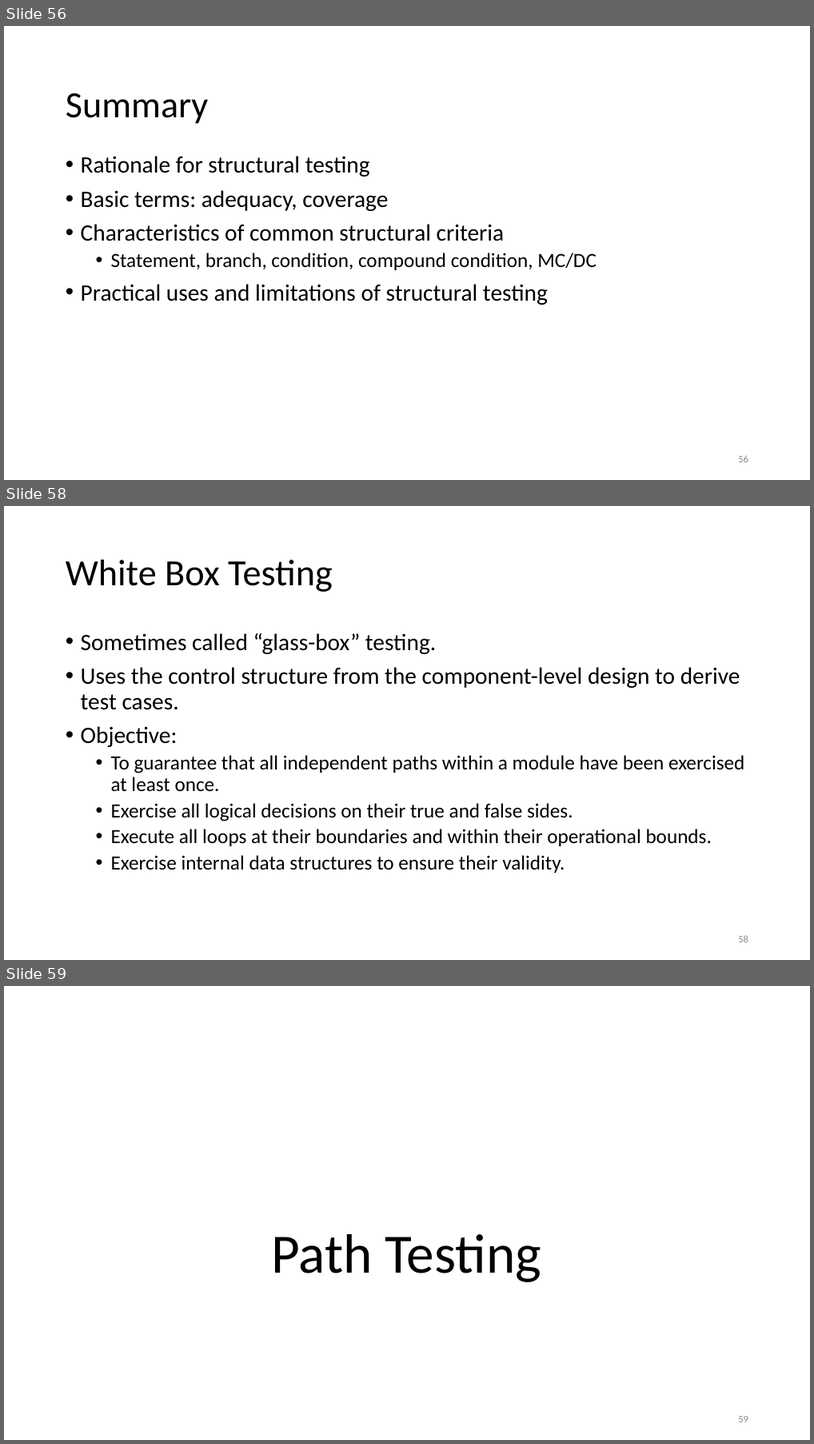
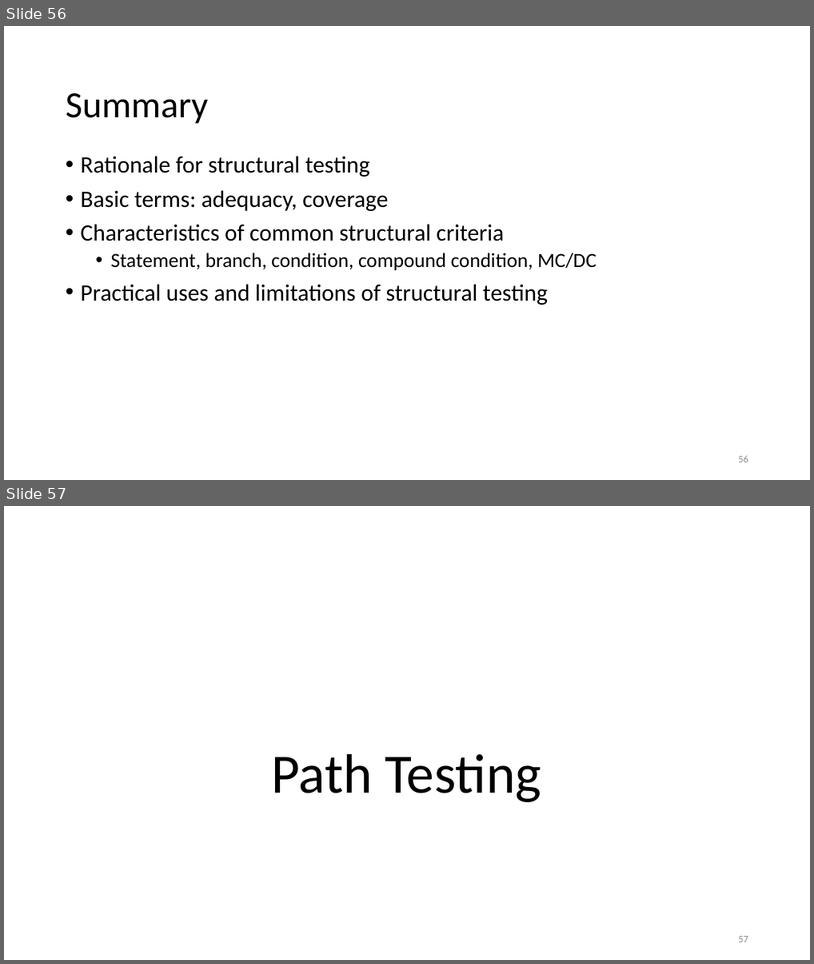
Before and after one commit to malenezi/malenezi, a slide deck: SE401/Lectures/7-White Box Testing/White Box Testing.pptx. Shown one above the other, each under a label of ours: slides 56, 58 and 59 before the commit, slides 56 and 57 after it; the slides between them are not shown. The pictures are 814x1444 and 814x964 pixels, drawn with LibreOffice and Linux fonts; fonts in the diff are those of the drawing. Boxes give left, top, right and bottom in pixels: in the first picture for what was removed or moved away, otherwise in the second. Text is boxed around its words. In the diff, an @@ line names an element or a change of style, - is before the commit and + after.

Commit message:
update

```diff
--- a/SE401/Lectures/7-White Box Testing/White Box Testing.pptx
+++ b/SE401/Lectures/7-White Box Testing/White Box Testing.pptx
@@ slide 58 removed at bbox=[4, 506, 810, 960], background #FFFFFF @@
@@ title removed at bbox=[66, 560, 333, 592] @@
-White Box Testing
@@ text removed at bbox=[81, 633, 745, 872] @@
-• Sometimes called “glass-box” testing.
-• Uses the control structure from the component-level design to derive test cases.
-• Objective:
-  • To guarantee that all independent paths within a module have been exercised at least once.
-  • Exercise all logical decisions on their true and false sides.
-  • Execute all loops at their boundaries and within their operational bounds.
-  • Exercise internal data structures to ensure their validity.
@@ page number removed at bbox=[738, 935, 749, 942] @@
-58
@@ what was slide 59 is now slide 57 @@
@@ page number at bbox=[738, 936, 749, 942]: text changed @@
-59
+57
```
Also in this commit, not shown: 1 other slide removed.
